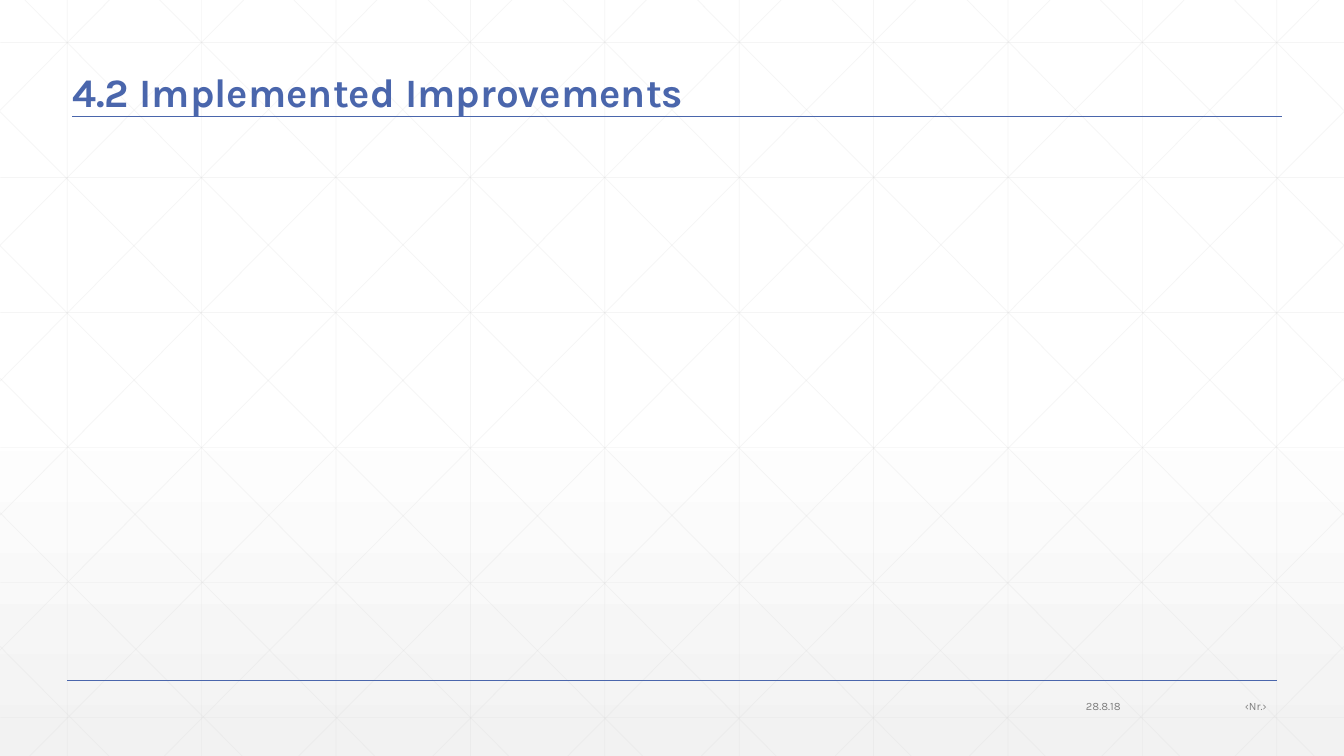
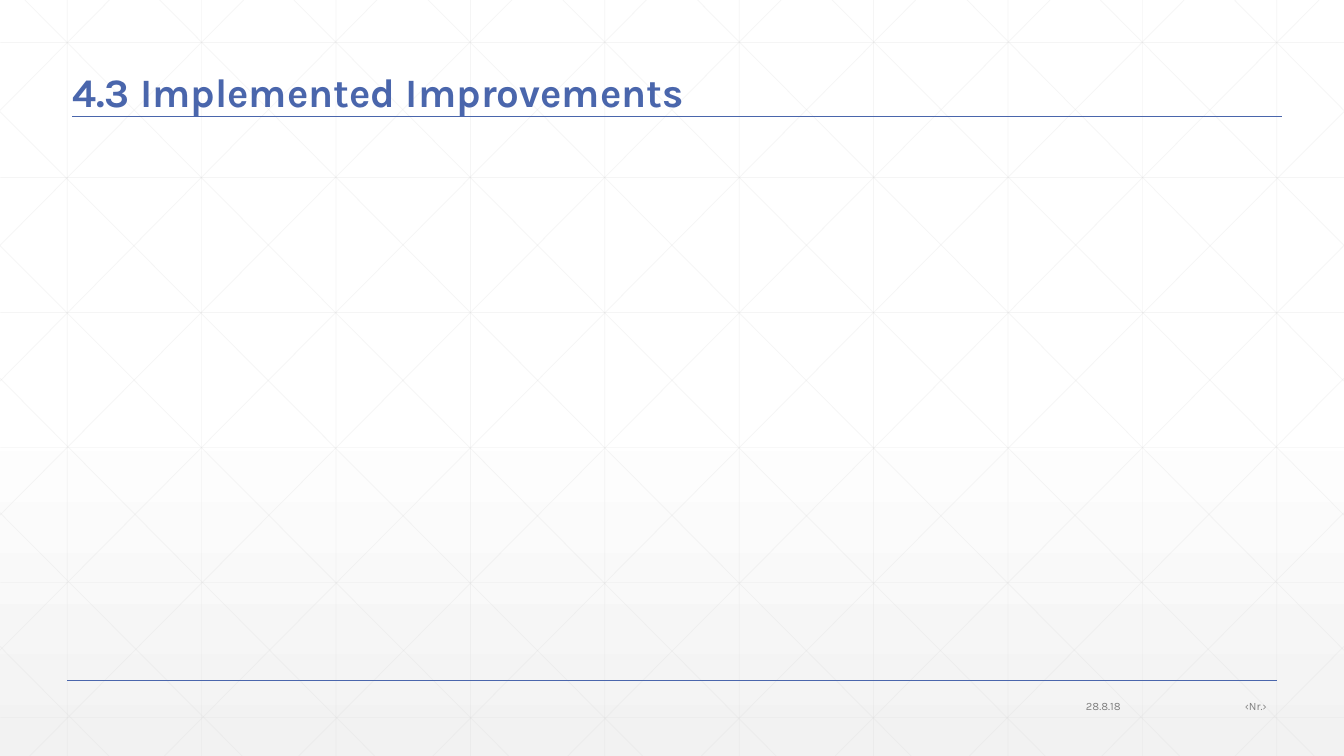
Before and after one commit to JonasWerner/BachelorThesis, a slide deck: slide 60 of Presentation/pdr_presentation.pptx (slide 58 before the commit). Drawn at 1344x756 pixels with LibreOffice and Linux fonts; fonts in the diff are those of the drawing. Boxes give left, top, right and bottom in pixels: in the first picture for what was removed or moved away, otherwise in the second. Text is boxed around its words. In the diff, an @@ line names an element or a change of style, - is before the commit and + after.

```diff
--- a/Presentation/pdr_presentation.pptx
+++ b/Presentation/pdr_presentation.pptx
@@ title at box(72, 79, 684, 117): text changed @@
-4.2 Implemented Improvements
+4.3 Implemented Improvements
```
Also in this commit, not shown: 4 other slides changed, 2 slides added.
